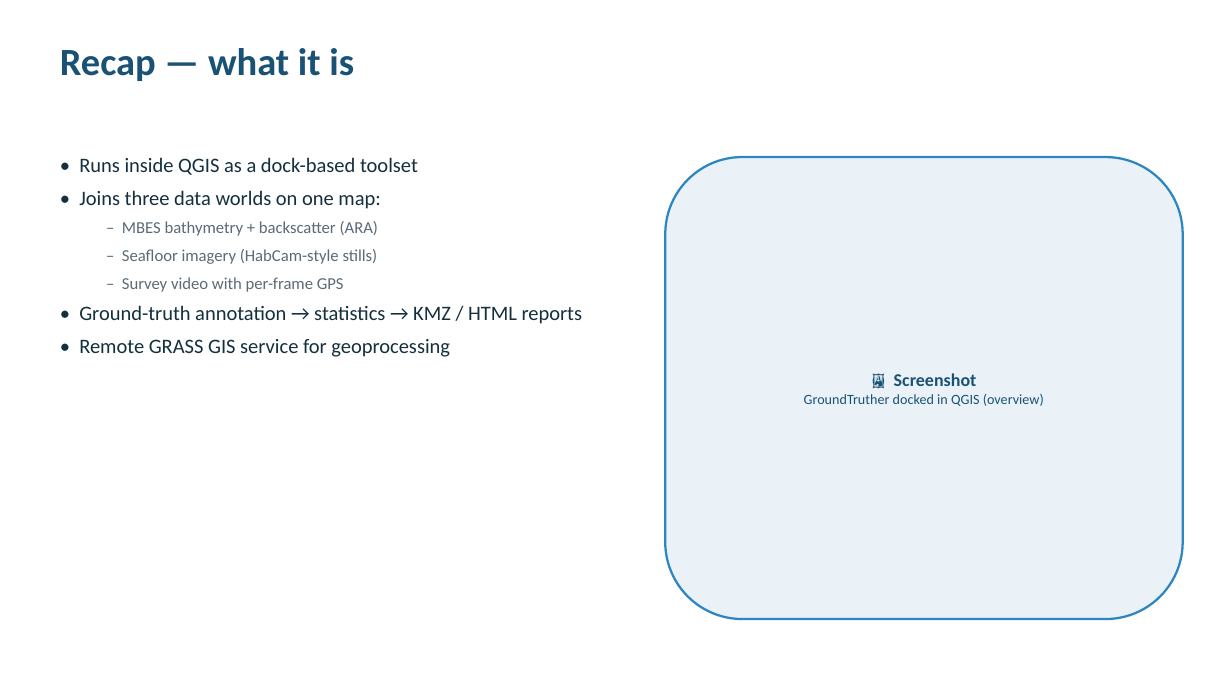
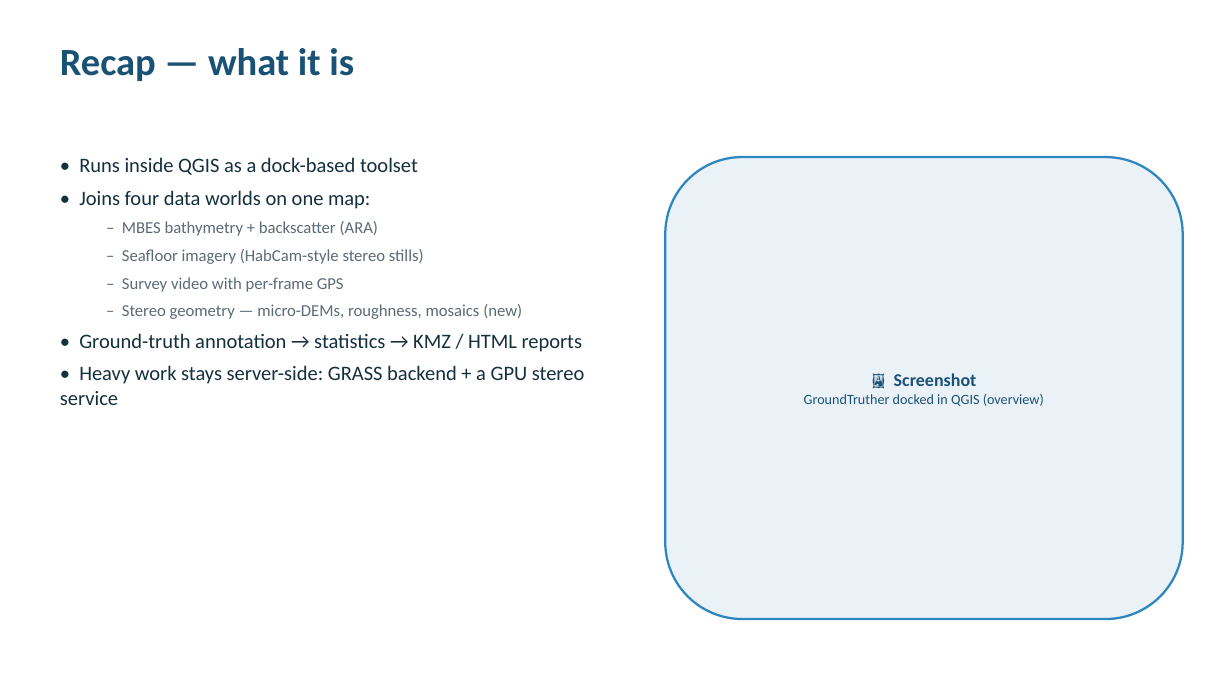
Before and after one commit to epifanio/groundtruther, a slide deck: slide 2 of docs/slides_groundtruther_update_2026.pptx. Drawn at 1232x693 pixels with LibreOffice and Linux fonts; fonts in the diff are those of the drawing. Boxes give left, top, right and bottom in pixels: in the first picture for what was removed or moved away, otherwise in the second. Text is boxed around its words. In the diff, an @@ line names an element or a change of style, - is before the commit and + after.

```diff
--- a/docs/slides_groundtruther_update_2026.pptx
+++ b/docs/slides_groundtruther_update_2026.pptx
@@ text at box(79, 190, 370, 209): text changed @@
-• Joins three data worlds on one map:
+• Joins four data worlds on one map:
@@ text at box(122, 249, 424, 264): text changed @@
-  – Seafloor imagery (HabCam-style stills)
+  – Seafloor imagery (HabCam-style stereo stills)
@@ text at box(122, 304, 522, 319): paragraph added @@
+  – Stereo geometry — micro-DEMs, roughness, mosaics (new)
@@ text at box(60, 365, 584, 405): text changed @@
-• Remote GRASS GIS service for geoprocessing
+• Heavy work stays server-side: GRASS backend + a GPU stereo service
```
Also in this commit, not shown: 13 other slides changed, 17 slides added, 7 slides removed, 3 other files.
